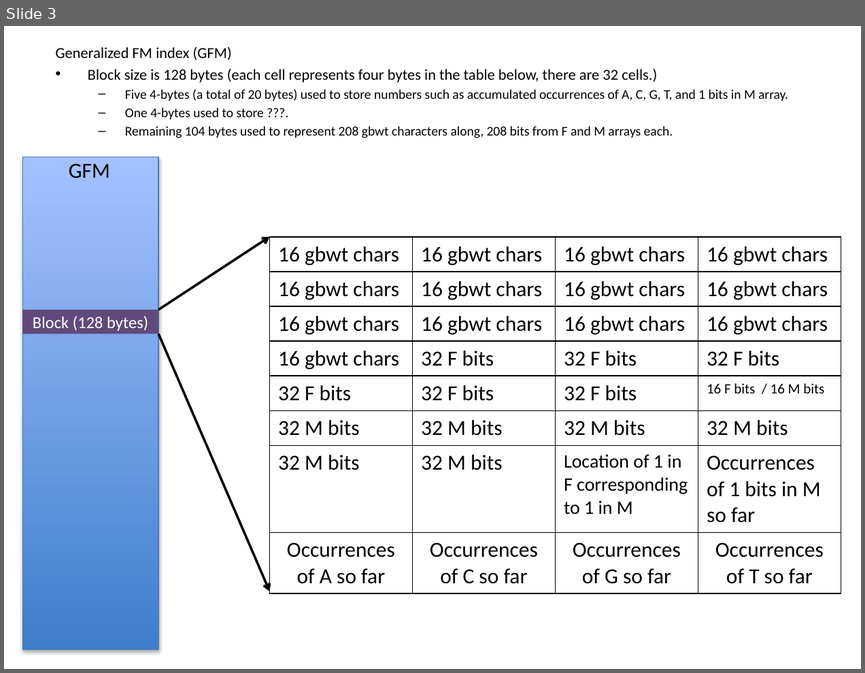
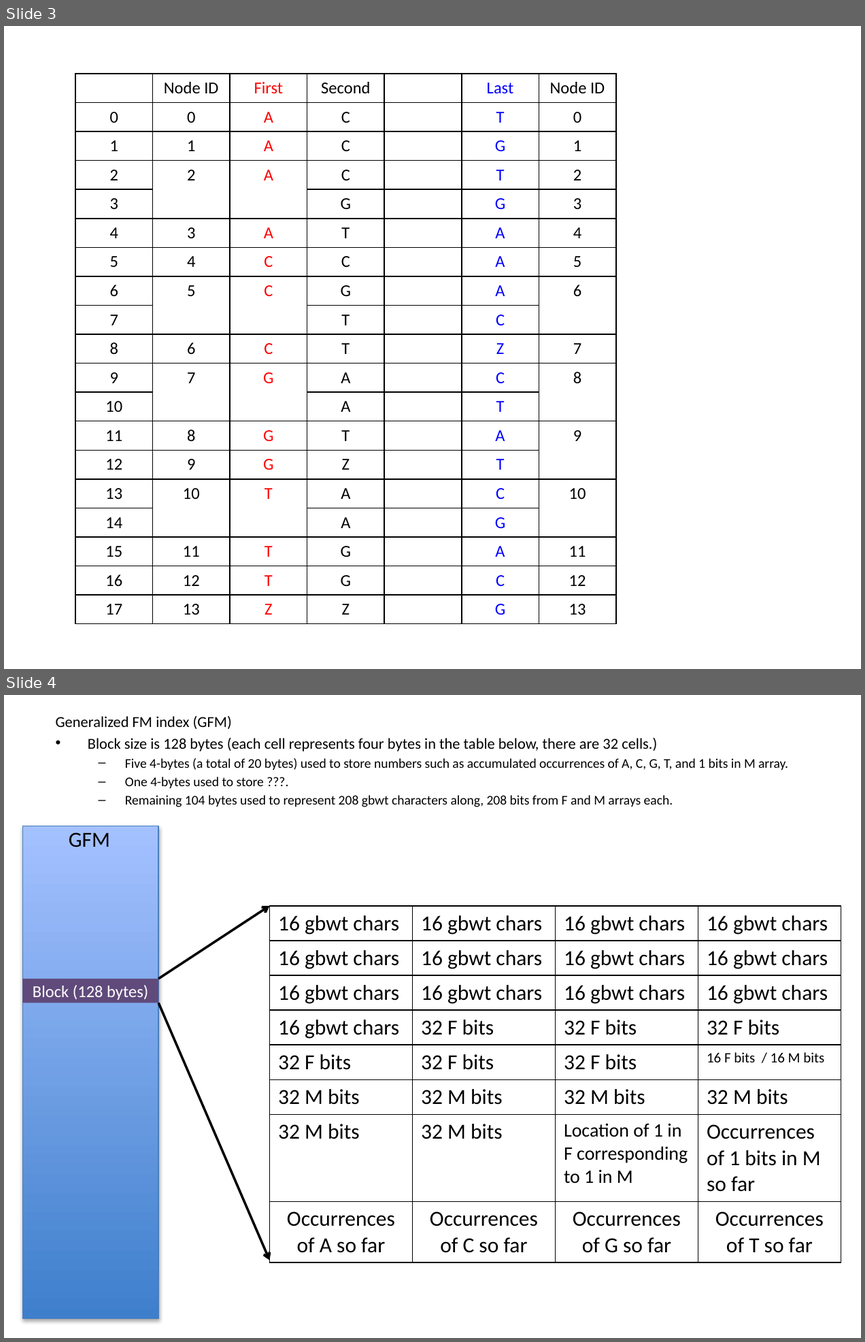
Before and after one commit to DaehwanKimLab/hisat2, a slide deck: hisat2_test/GCSA_paper_example.pptx. Shown one above the other, each under a label of ours: slide 3 before the commit, slides 3 and 4 after it. The pictures are 865x673 and 865x1342 pixels, drawn with LibreOffice and Linux fonts; fonts in the diff are those of the drawing. Boxes give left, top, right and bottom in pixels: in the first picture for what was removed or moved away, otherwise in the second. Text is boxed around its words. In the diff, an @@ line names an element or a change of style, - is before the commit and + after.

```diff
--- a/hisat2_test/GCSA_paper_example.pptx
+++ b/hisat2_test/GCSA_paper_example.pptx
@@ slide 3 added at [4, 26, 861, 669], background #FFFFFF @@
@@ table added at [75, 74, 615, 624], 19 rows, 7 columns @@
+ | Node ID | First | Second |  | Last | Node ID
+0 | 0 | A | C |  | T | 0
+1 | 1 | A | C |  | G | 1
+2 | 2 | A | C |  | T | 2
+3 |  |  | G |  | G | 3
+4 | 3 | A | T |  | A | 4
+5 | 4 | C | C |  | A | 5
+6 | 5 | C | G |  | A | 6
+7 |  |  | T |  | C | 
+8 | 6 | C | T |  | Z | 7
+9 | 7 | G | A |  | C | 8
+10 |  |  | A |  | T | 
+11 | 8 | G | T |  | A | 9
+12 | 9 | G | Z |  | T | 
+13 | 10 | T | A |  | C | 10
+14 |  |  | A |  | G | 
+15 | 11 | T | G |  | A | 11
+16 | 12 | T | G |  | C | 12
+17 | 13 | Z | Z |  | G | 13
@@ what was slide 3 is now slide 4 @@
```
Also in this commit, not shown: 2 slides changed, 8 other files.
